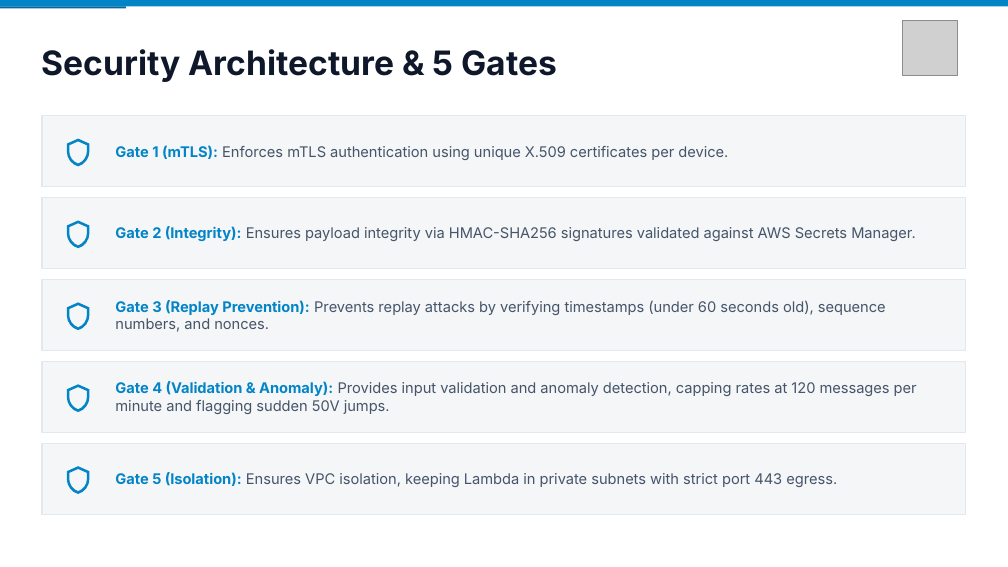
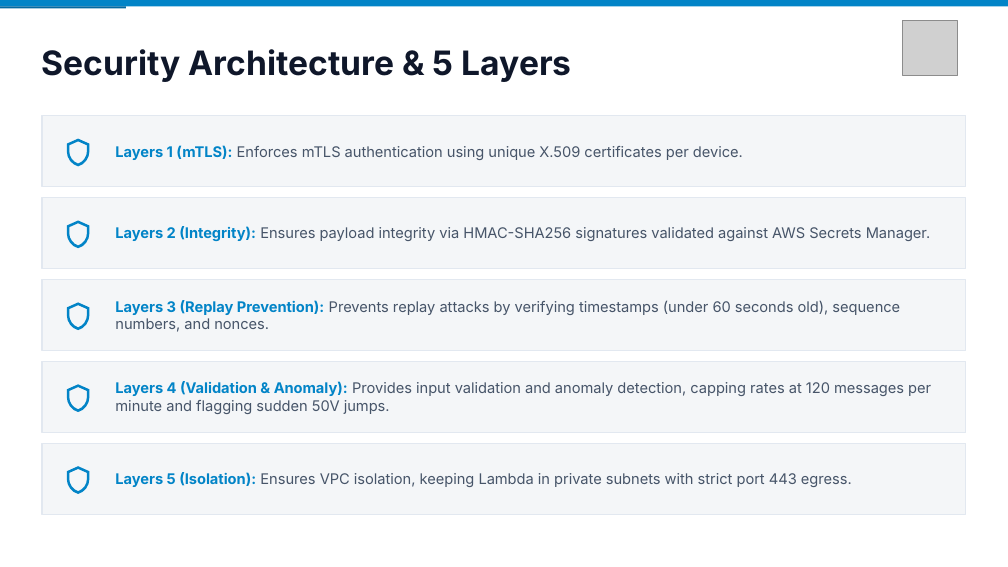
Before and after one commit to hrshimpi/power-grid-iot-RL-pipeline, a slide deck: slide 8 of docs/Grid-RL Presentation.pptx. Drawn at 1008x567 pixels with LibreOffice and Linux fonts; fonts in the diff are those of the drawing; grey boxes stand for pictures. Boxes give left, top, right and bottom in pixels: in the first picture for what was removed or moved away, otherwise in the second. Text is boxed around its words. In the diff, an @@ line names an element or a change of style, - is before the commit and + after.

Commit message:
docs: update presentation deck
Expanded from 13 to 24 slides: deeper architecture/security detail,
the full stage-by-stage data journey, attack simulation, and the
fault-detection chart.

```diff
--- a/docs/Grid-RL Presentation.pptx
+++ b/docs/Grid-RL Presentation.pptx
@@ text at (42, 49, 572, 82): text changed @@
-Security Architecture & 5 Gates
+Security Architecture & 5 Layers
@@ text at (115, 145, 743, 160): text changed @@
-Gate 1 (mTLS): Enforces mTLS authentication using unique X.509 certificates per device.
+Layers 1 (mTLS): Enforces mTLS authentication using unique X.509 certificates per device.
@@ text at (115, 226, 930, 241): text changed @@
-Gate 2 (Integrity): Ensures payload integrity via HMAC-SHA256 signatures validated against AWS Secrets Manager.
+Layers 2 (Integrity): Ensures payload integrity via HMAC-SHA256 signatures validated against AWS Secrets Manager.
@@ text at (115, 300, 900, 332): text changed @@
-Gate 3 (Replay Prevention): Prevents replay attacks by verifying timestamps (under 60 seconds old), sequence numbers, and nonces.
+Layers 3 (Replay Prevention): Prevents replay attacks by verifying timestamps (under 60 seconds old), sequence numbers, and nonces.
@@ text at (115, 381, 931, 414): text changed @@
-Gate 4 (Validation & Anomaly): Provides input validation and anomaly detection, capping rates at 120 messages per minute and flagging sudden 50V jumps.
+Layers 4 (Validation & Anomaly): Provides input validation and anomaly detection, capping rates at 120 messages per minute and flagging sudden 50V jumps.
@@ text at (115, 472, 852, 487): text changed @@
-Gate 5 (Isolation): Ensures VPC isolation, keeping Lambda in private subnets with strict port 443 egress.
+Layers 5 (Isolation): Ensures VPC isolation, keeping Lambda in private subnets with strict port 443 egress.
```
Also in this commit, not shown: 4 other slides changed, 11 slides added.
